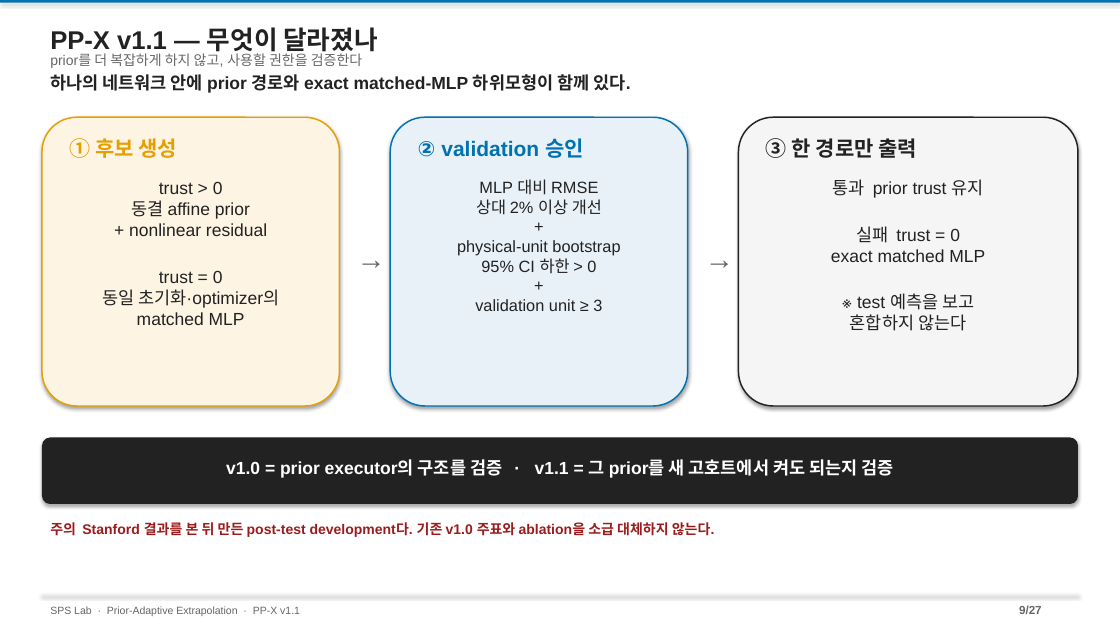
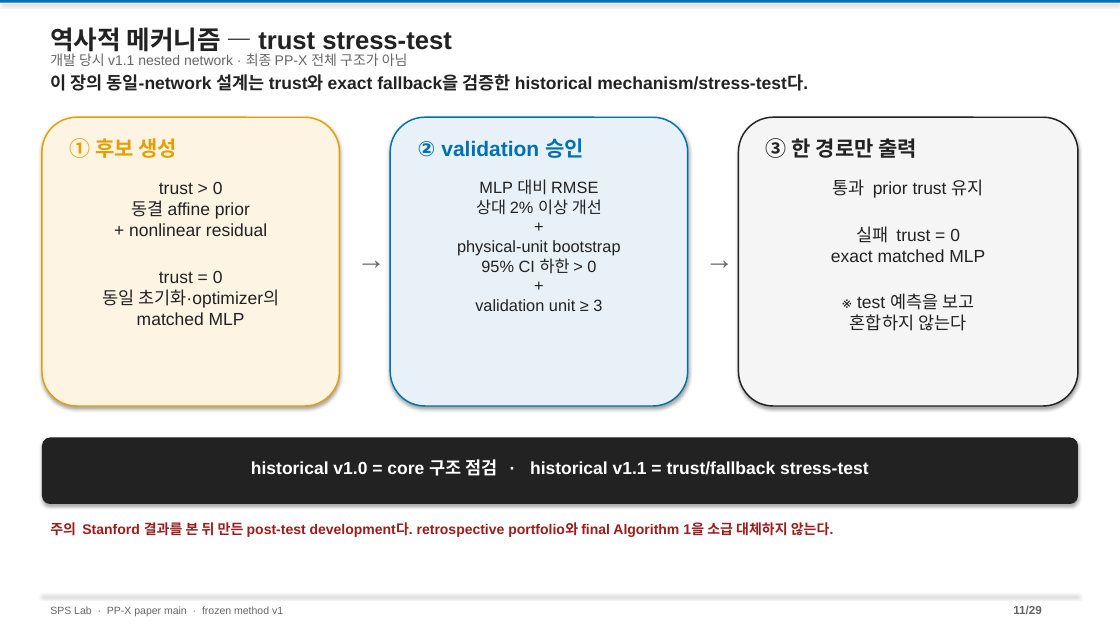
Before and after one commit to amumujs-create/pp_pae_total, a slide deck: slide 11 of output/PP_Research_Detailed_v2.pptx (slide 9 before the commit). Drawn at 1120x630 pixels with LibreOffice and Linux fonts; fonts in the diff are those of the drawing. Boxes give left, top, right and bottom in pixels: in the first picture for what was removed or moved away, otherwise in the second. Text is boxed around its words. In the diff, an @@ line names an element or a change of style, - is before the commit and + after.

```diff
--- a/output/PP_Research_Detailed_v2.pptx
+++ b/output/PP_Research_Detailed_v2.pptx
@@ text at bbox=[50, 27, 452, 55]: text changed @@
-PP-X v1.1 — 무엇이 달라졌나
+역사적 메커니즘 — trust stress-test
@@ text at bbox=[50, 51, 408, 66]: text changed @@
-prior를 더 복잡하게 하지 않고, 사용할 권한을 검증한다
+개발 당시 v1.1 nested network · 최종 PP-X 전체 구조가 아님
@@ text at bbox=[50, 74, 808, 91]: text changed @@
-하나의 네트워크 안에 prior 경로와 exact matched-MLP 하위모형이 함께 있다.
+이 장의 동일-network 설계는 trust와 exact fallback을 검증한 historical mechanism/stress-test다.
@@ text at bbox=[251, 459, 868, 476]: text changed @@
-v1.0 = prior executor의 구조를 검증 · v1.1 = 그 prior를 새 고호트에서 켜도 되는지 검증
+historical v1.0 = core 구조 점검 · historical v1.1 = trust/fallback stress-test
@@ text at bbox=[50, 522, 834, 537]: text changed @@
-주의 Stanford 결과를 본 뒤 만든 post-test development다. 기존 v1.0 주표와 ablation을 소급 대체하지 않는다.
+주의 Stanford 결과를 본 뒤 만든 post-test development다. retrospective portfolio와 final Algorithm 1을 소급 대체하지 않는다.
@@ text at bbox=[50, 606, 283, 616]: text changed @@
-SPS Lab · Prior-Adaptive Extrapolation · PP-X v1.1
+SPS Lab · PP-X paper main · frozen method v1
@@ text at bbox=[1013, 605, 1041, 614]: text changed @@
-9/27
+11/29
```
Also in this commit, not shown: 26 other slides changed, 2 slides added, 11 other files.
